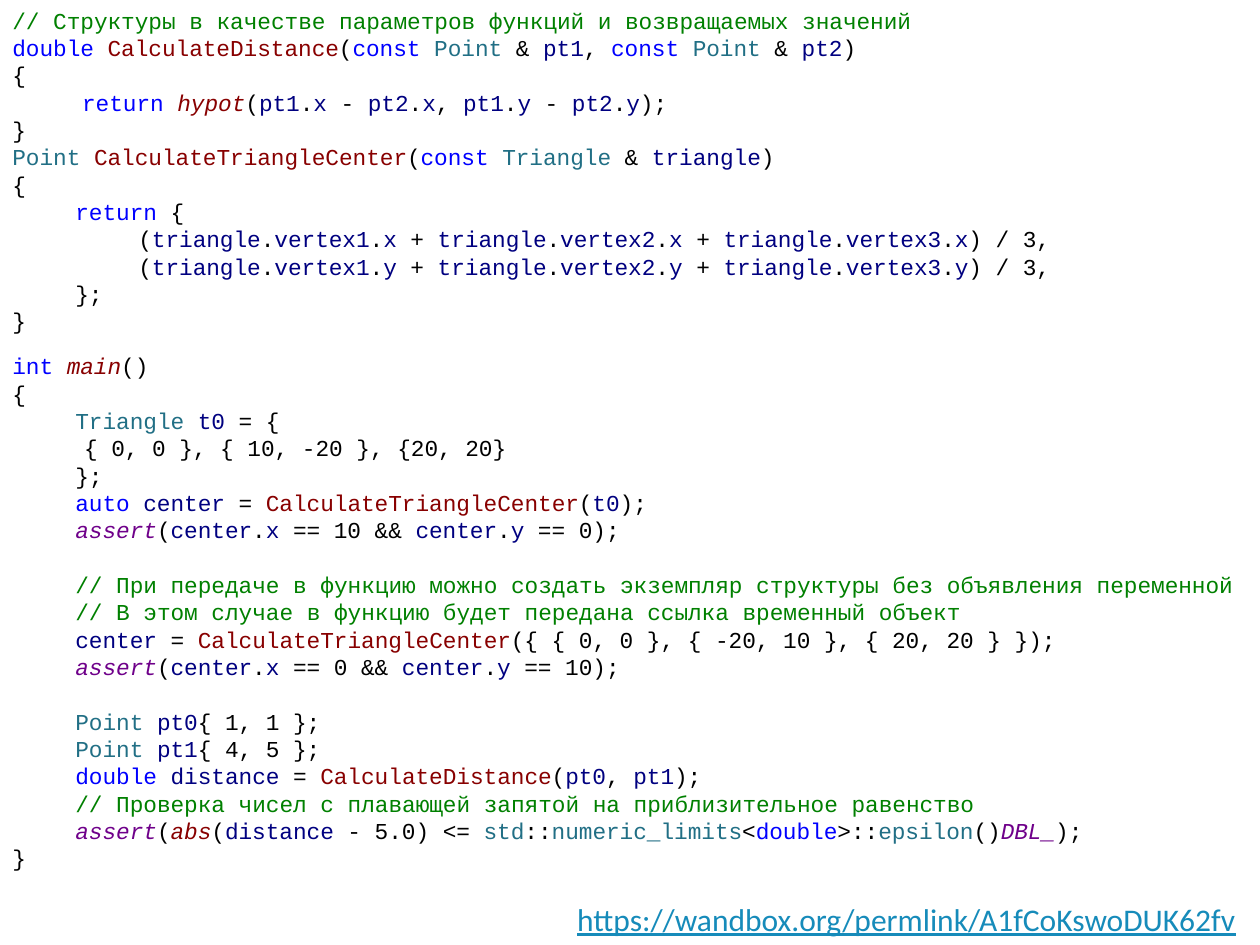
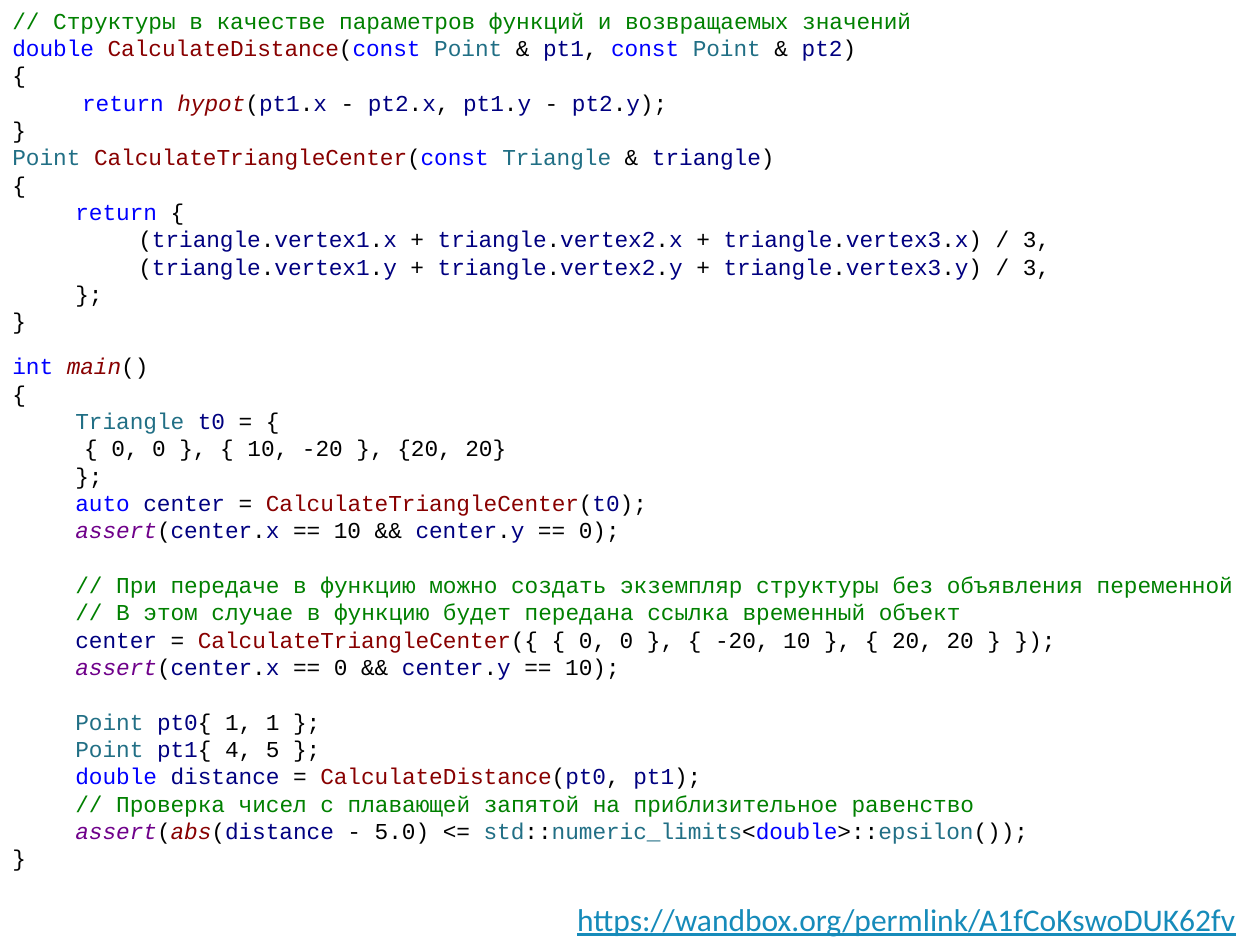
Before and after one commit to alexey-malov/oop, a slide deck: slide 97 of lectures/01/Синтаксис C++.pptx. Drawn at 1260x945 pixels with LibreOffice and Linux fonts; fonts in the diff are those of the drawing. Boxes give left, top, right and bottom in pixels: in the first picture for what was removed or moved away, otherwise in the second. Text is boxed around its words. In the diff, an @@ line names an element or a change of style, - is before the commit and + after.

```diff
--- a/lectures/01/Синтаксис C++.pptx
+++ b/lectures/01/Синтаксис C++.pptx
@@ text at (x1=75, y1=822, x2=1028, y2=844): text changed @@
-assert(abs(distance - 5.0) <= std::numeric_limits<double>::epsilon()DBL_);
+assert(abs(distance - 5.0) <= std::numeric_limits<double>::epsilon());
```
Also in this commit, not shown: 4 other slides changed.
